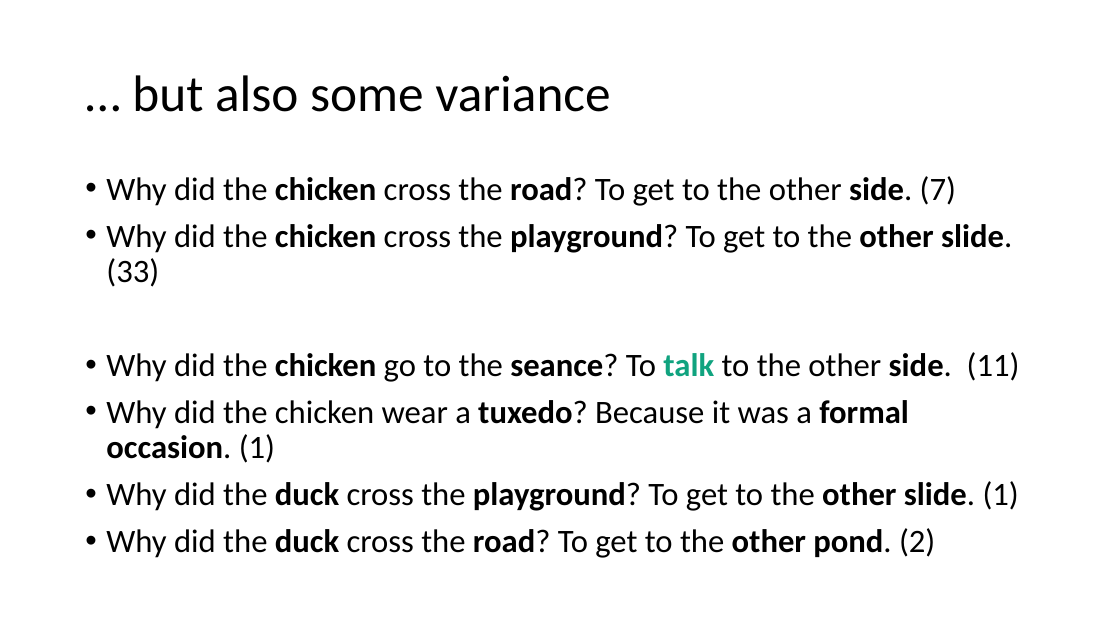
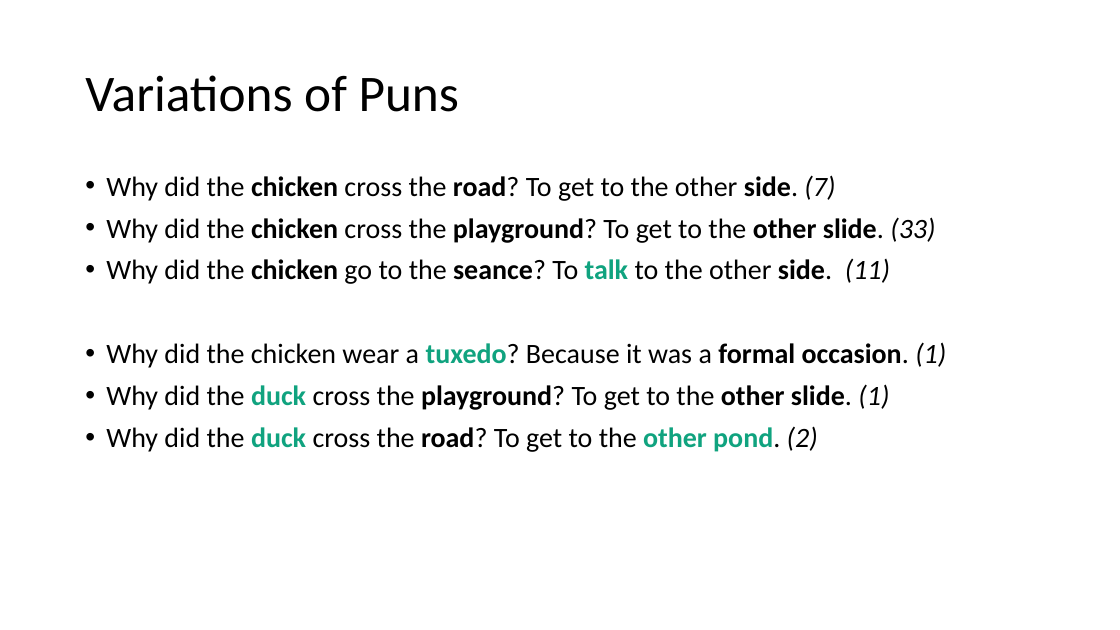
Before and after one commit to sciphie/JokeGPT, a slide deck: slide 11 of ChatGPT is fun –.pptm (slide 9 before the commit). Drawn at 1120x630 pixels with LibreOffice and Linux fonts; fonts in the diff are those of the drawing. Boxes give left, top, right and bottom in pixels: in the first picture for what was removed or moved away, otherwise in the second. Text is boxed around its words. In the diff, an @@ line names an element or a change of style, - is before the commit and + after.

```diff
--- a/ChatGPT is fun –.pptm
+++ b/ChatGPT is fun –.pptm
@@ title at (85,75,459,112): text changed @@
-… but also some variance
+Variations of Puns
@@ text "Why did the chicken cross ..." at (106,175,946,452): size 28 to 24 pt; italic on in "(7)", "(33)", "(11)", "(1)" and 2 more places; text colour #000000 to #10A37F in "tuxedo?", "duck", "duck other pond." @@
```
Also in this commit, not shown: 13 other slides changed, 7 slides added, 1 slide removed.
